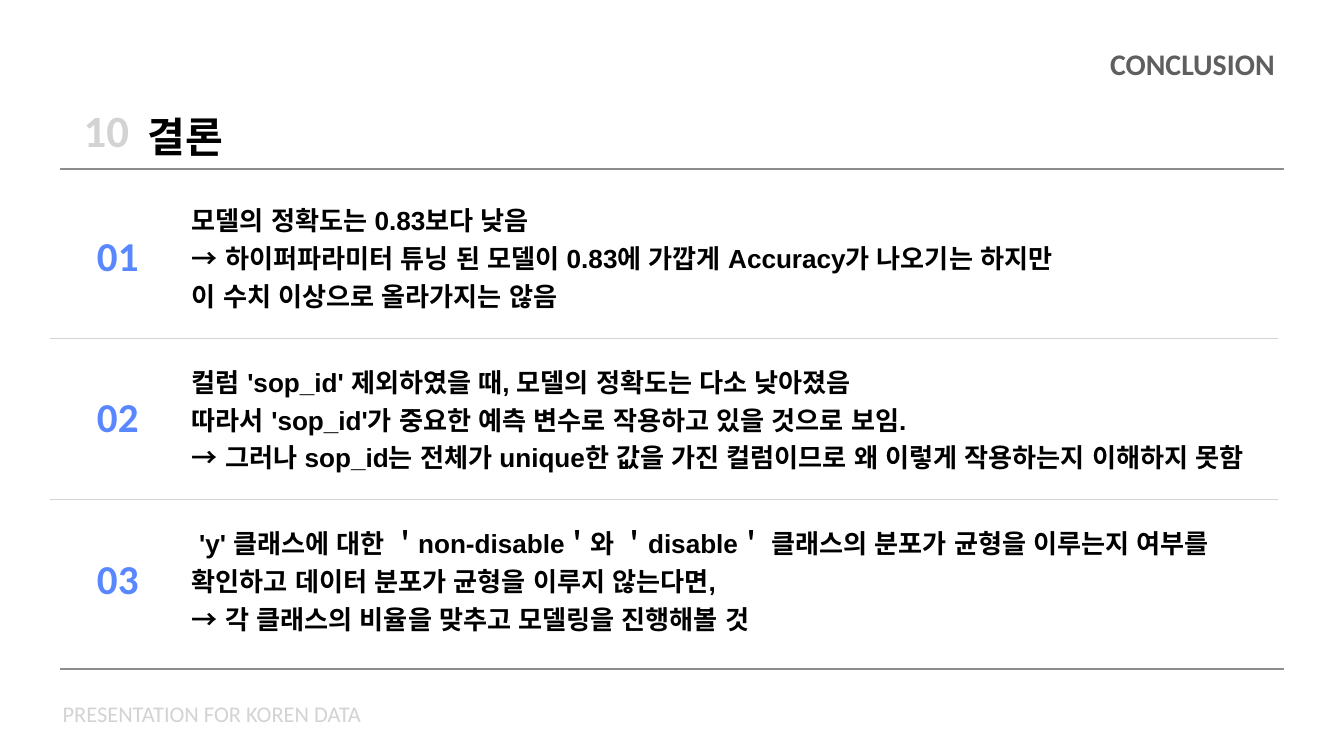
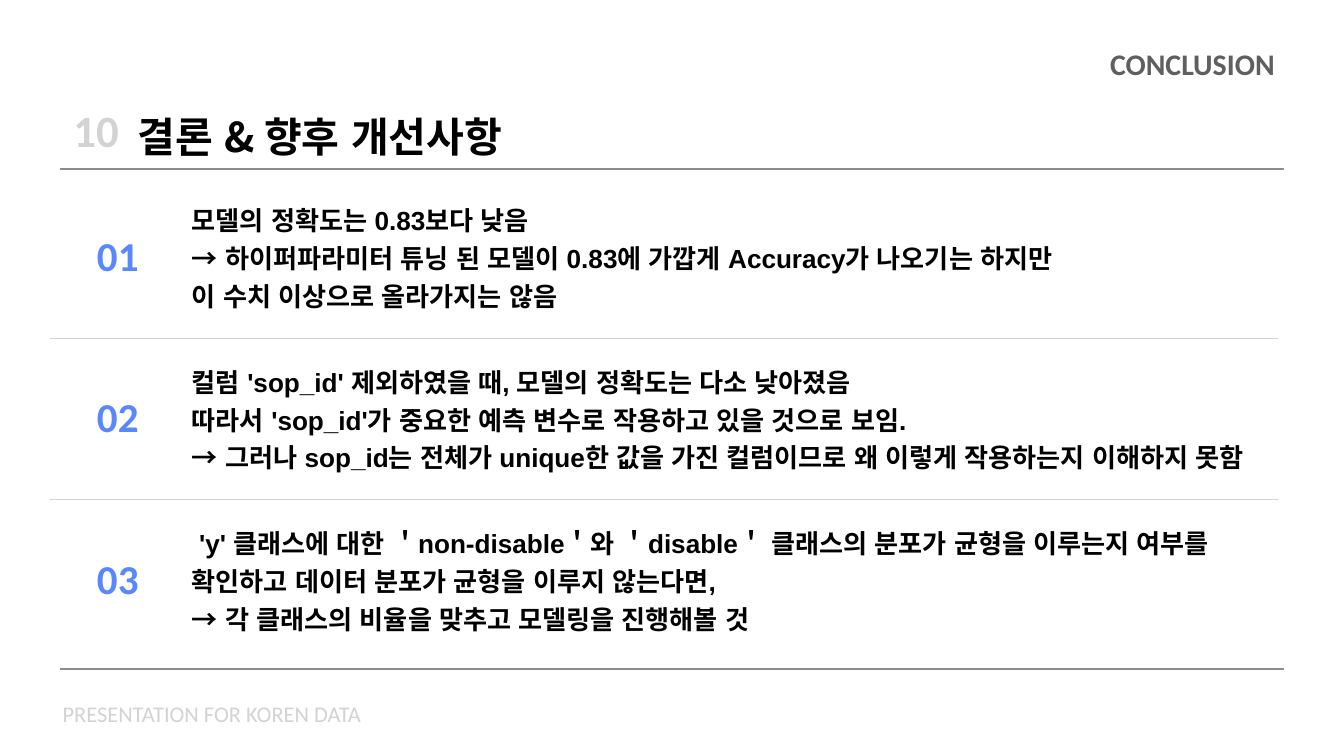
Before and after one commit to chorimgenius/zerooneai_intern, a slide deck: slide 15 of koren/koren_data_presentation.pptx. Drawn at 1344x756 pixels with LibreOffice and Linux fonts; fonts in the diff are those of the drawing; grey boxes stand for pictures. Boxes give left, top, right and bottom in pixels: in the first picture for what was removed or moved away, otherwise in the second. Text is boxed around its words. In the diff, an @@ line names an element or a change of style, - is before the commit and + after.

```diff
--- a/koren/koren_data_presentation.pptx
+++ b/koren/koren_data_presentation.pptx
@@ table at bbox=[62, 101, 647, 162] @@
-row 1, column 2: 결론
+row 1, column 2: 결론 & 향후 개선사항
@@ table: place and size @@
-table at bbox=[72, 101, 657, 162]
+table at bbox=[62, 101, 647, 162]
```
Also in this commit, not shown: 10 other slides changed.
